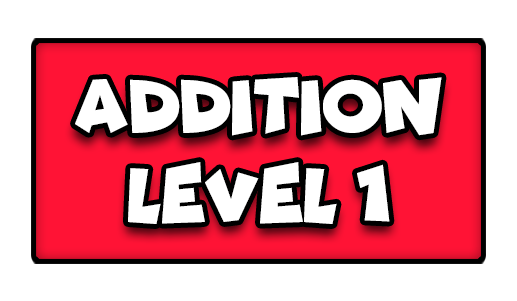
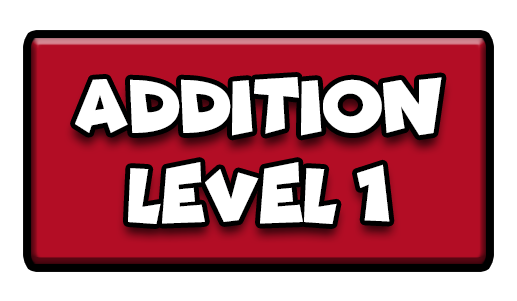
Layered file, before and after one edit (517x301). Changes by layer:
painted on "Rounded Rectangle 1" over [31, 38, 486, 264]
